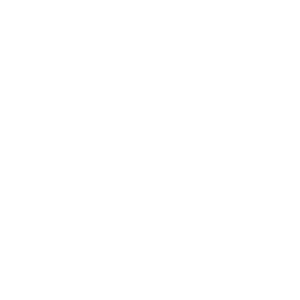
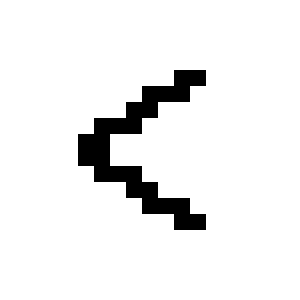
Before/after of a 300×300 layered artwork. What changed in the layer stack:
painted on "Layer 0" over (78, 70, 206, 230)
